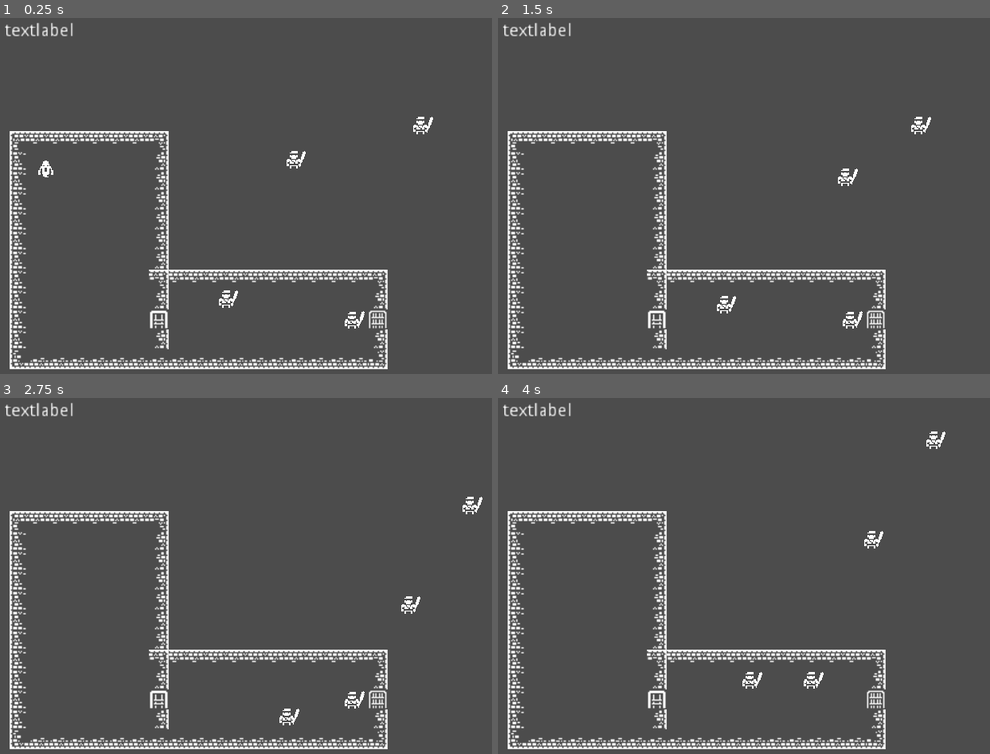
Above: before the commit, frames 1-4 (two rows, left to right).
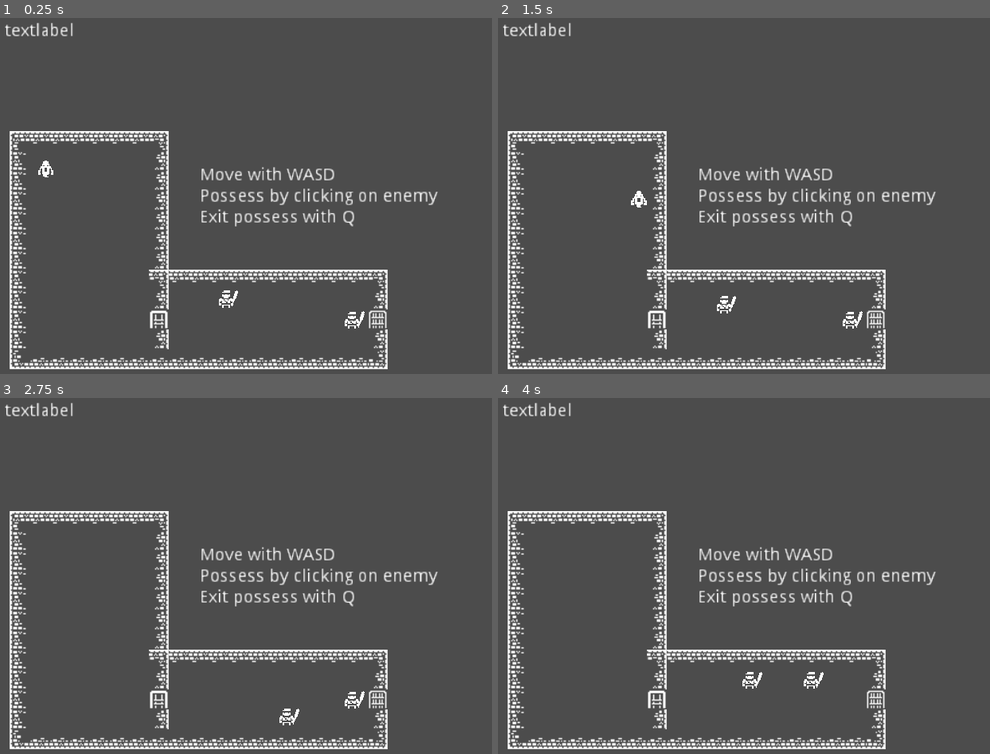
Above: after the commit, the same moments.

Repository: skarnl/miziziz-game-jam-2020
Game: Godot game, scene res://screens/splash.tscn
Same seed, same stepped clock (60 frames per second), same inputs: the game is played once before the commit and once after it.
Inputs (mouse positions are in pixels of both pictures, inside the frame that each line leads up to):
- Up to frame 1 (0.25 s): no input
- Up to frame 2 (1.5 s): tap Enter at 0.5 s; move the mouse to (793, 160) at 0.52 s; hold Right (ui_right) 0.53-1.28 s; tap E (possess) at 0.6, 1.35 s; click (793, 160) at 0.67 s; move the mouse to (724, 299) at 1.27 s; hold Down (ui_down) from 1.28 s (still down); click (724, 299) at 1.42 s
- Up to frame 3 (2.75 s): move the mouse to (423, 504) at 2.02 s; release Down (ui_down) at 2.03 s; hold Right (ui_right) from 2.03 s (still down); tap E (possess) at 2.1 s; click (423, 504) at 2.17 s
- Up to frame 4 (4 s): move the mouse to (852, 700) at 2.77 s; release Right (ui_right) at 2.78 s; hold Up (ui_up) 2.78-3.53 s; tap E (possess) at 2.85, 3.6 s; click (852, 700) at 2.92 s; move the mouse to (outside the picture) at 3.52 s; hold Left (ui_left) from 3.53 s (still down)

The runs differ from the first frame. In frame 1, 1.7% of the frame differs, in the area x 40-89%, y 27-59%; in frame 2, 1.8%, in the area x 27-89%, y 27-59%; in frame 3, 1.7%; in frame 4, 1.7%.

Commit message:
Hide unneccessary humans and add explanation text

Diff:
--- a/screens/game/game.tscn
+++ b/screens/game/game.tscn
@@ -32,13 +32,27 @@
 position = Vector2( 44.9807, 126.749 )
 
 [node name="Human" parent="." instance=ExtResource( 4 )]
+visible = false
 position = Vector2( 245.139, 119.716 )
 
 [node name="Human2" parent="." instance=ExtResource( 4 )]
 position = Vector2( 190.795, 231.799 )
 
 [node name="Human3" parent="." instance=ExtResource( 4 )]
+visible = false
 position = Vector2( 347.457, 92.1197 )
 
 [node name="Human4" parent="." instance=ExtResource( 4 )]
 position = Vector2( 292.264, 248.781 )
+
+[node name="Label" type="Label" parent="."]
+margin_left = 168.549
+margin_top = 125.244
+margin_right = 359.549
+margin_bottom = 173.244
+text = "Move with WASD
+Possess by clicking on enemy
+Exit possess with Q"
+__meta__ = {
+"_edit_use_anchors_": false
+}
